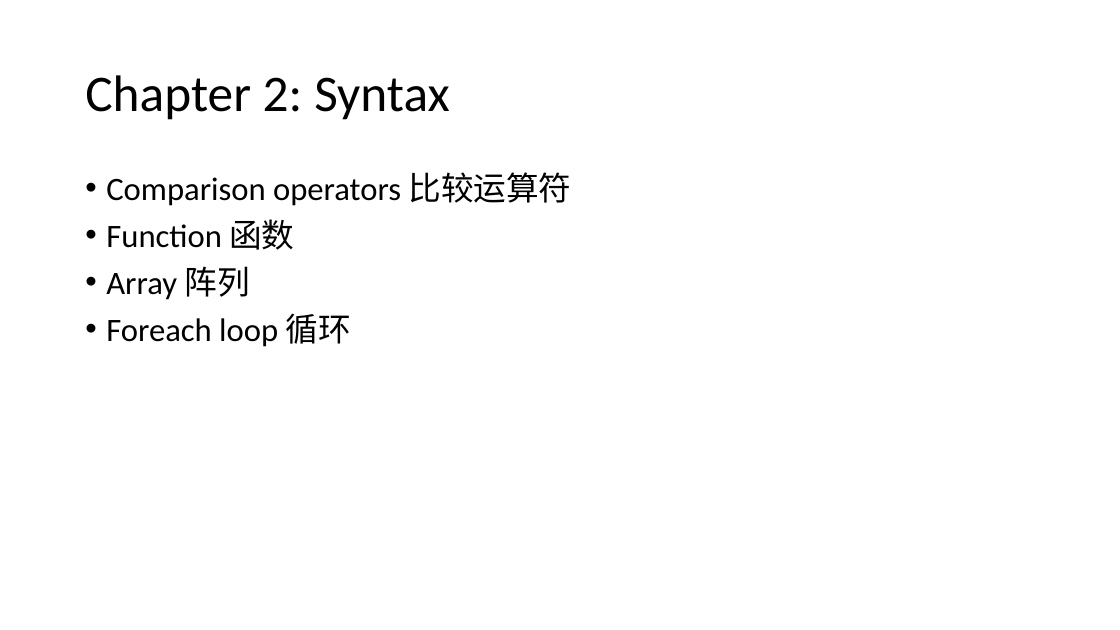
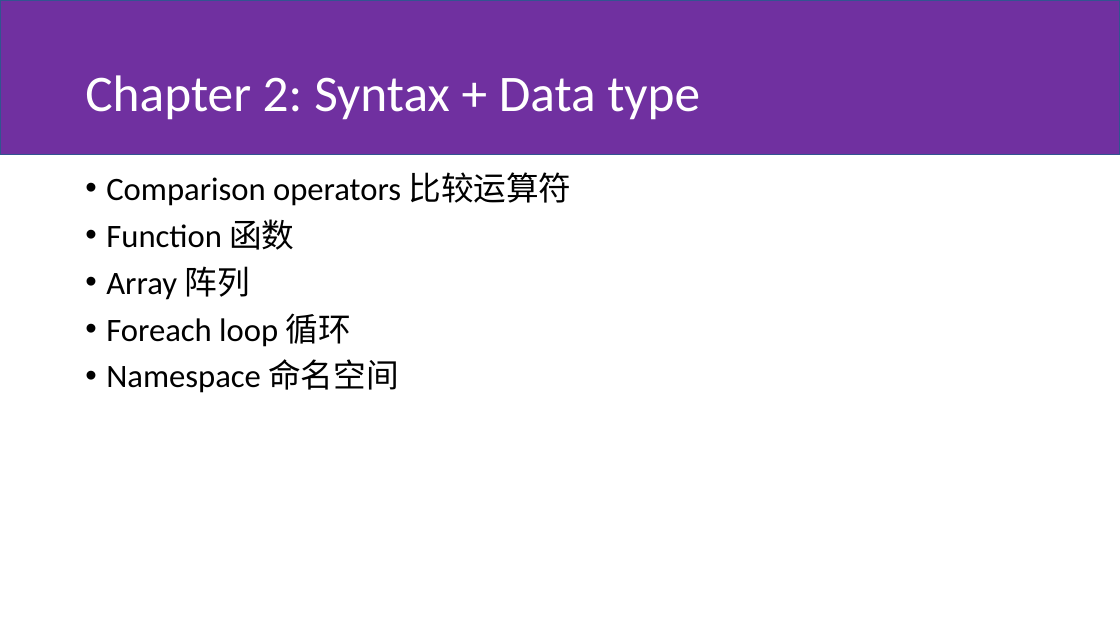
Before and after one commit to huiyang/php-lesson, a slide deck: slide 5 of slide.pptx (slide 4 before the commit). Drawn at 1120x630 pixels with LibreOffice and Linux fonts; fonts in the diff are those of the drawing. Boxes give left, top, right and bottom in pixels: in the first picture for what was removed or moved away, otherwise in the second. Text is boxed around its words. In the diff, an @@ line names an element or a change of style, - is before the commit and + after.

```diff
--- a/slide.pptx
+++ b/slide.pptx
@@ rectangle added at (0, 0, 1120, 155), fill #7030A0, outline #325491 1 pt @@
@@ title at (85, 75, 700, 120): text changed; text colour #000000 to #FFFFFF @@
-Chapter 2: Syntax
+Chapter 2: Syntax + Data type
@@ text at (106, 359, 399, 393): paragraph added @@
+• Namespace 命名空间
```
Also in this commit, not shown: 9 other slides changed, 5 slides added, 1 slide removed, 6 other files.
